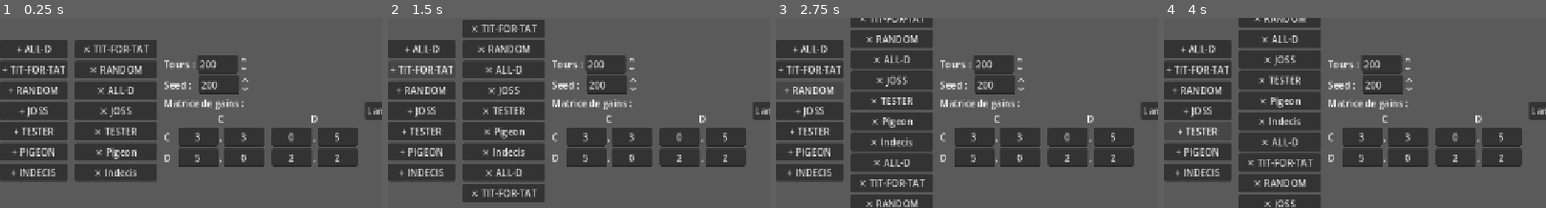
Above: before the commit, frames 1-4 (left to right).
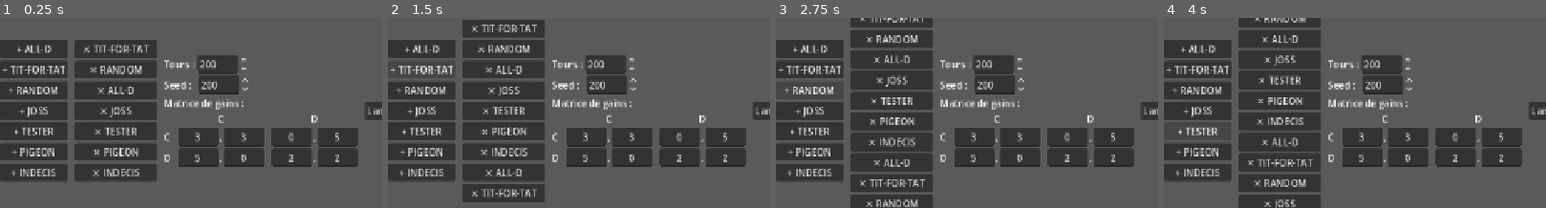
Above: after the commit, the same moments.

Repository: TheoXymore/SMA_Axelrod
Game: Godot game, scene res://menu.tscn
The game is run twice, just before and just after one commit, with the same random seed, the same clock (stepped at 60 frames per second) and the same inputs.
Inputs:
- Up to frame 1 (0.25 s): no input
- Up to frame 2 (1.5 s): click "+ ALL-D" at 0.5 s; click "+ TIT-FOR-TAT" at 1.25 s
- Up to frame 3 (2.75 s): click "+ RANDOM" at 2 s
- Up to frame 4 (4 s): click "+ JOSS" at 2.75 s; click "+ TESTER" at 3.5 s
The pictures show only the part of the screen within x 0-50%, y 26-75%; the shares and areas given below are measured in that part.

The runs differ from the first frame. In frame 1, 0.7% of the frame differs, in the area x 24-37%, y 68-84%; in frame 2, 0.7%; in frame 3, 0.7%; in frame 4, 0.7%.

Commit message:
minor changes

Diff:
--- a/Strategies/Indecis.gd
+++ b/Strategies/Indecis.gd
@@ -2,7 +2,7 @@
 class_name Indecis
 
 func _to_string() -> String:
-	return("Indecis")
+	return("INDECIS")
 
 func jouer()->Choix:
 	return Choix.COOPERER if adversaireChoix.size()%2 == 0 else Choix.DEFERER
--- a/Strategies/Pigeon.gd
+++ b/Strategies/Pigeon.gd
@@ -2,7 +2,7 @@
 class_name Pigeon
 
 func _to_string() -> String:
-	return("Pigeon")
+	return("PIGEON")
 
 func jouer()->Choix:
 	return Choix.COOPERER
--- a/Tournois.gd
+++ b/Tournois.gd
@@ -38,6 +38,7 @@
 		else :
 			get_child(i).rng.seed = random_seed
 
+		get_child(i).score = 0
 		get_child(i).scoreTotal = 0
 		get_child(i).scoreBO5 = 0
 		get_child(i).scorePartie = 0
@@ -128,4 +129,4 @@
 
 func afficher_resultats(Joueurs:Array[Node])->void:
 	for joueur in Joueurs:
-		ecrire(joueur, " : ",joueur.score, " points, ", joueur.scoreMoyen, " points en moyenne, ", joueur.scoreTotal, " victoires")
+		ecrire(joueur, " : ",joueur.score, " points, ", "%.3f" % joueur.scoreMoyen, " points en moyenne, ", joueur.scoreTotal, " victoires")
